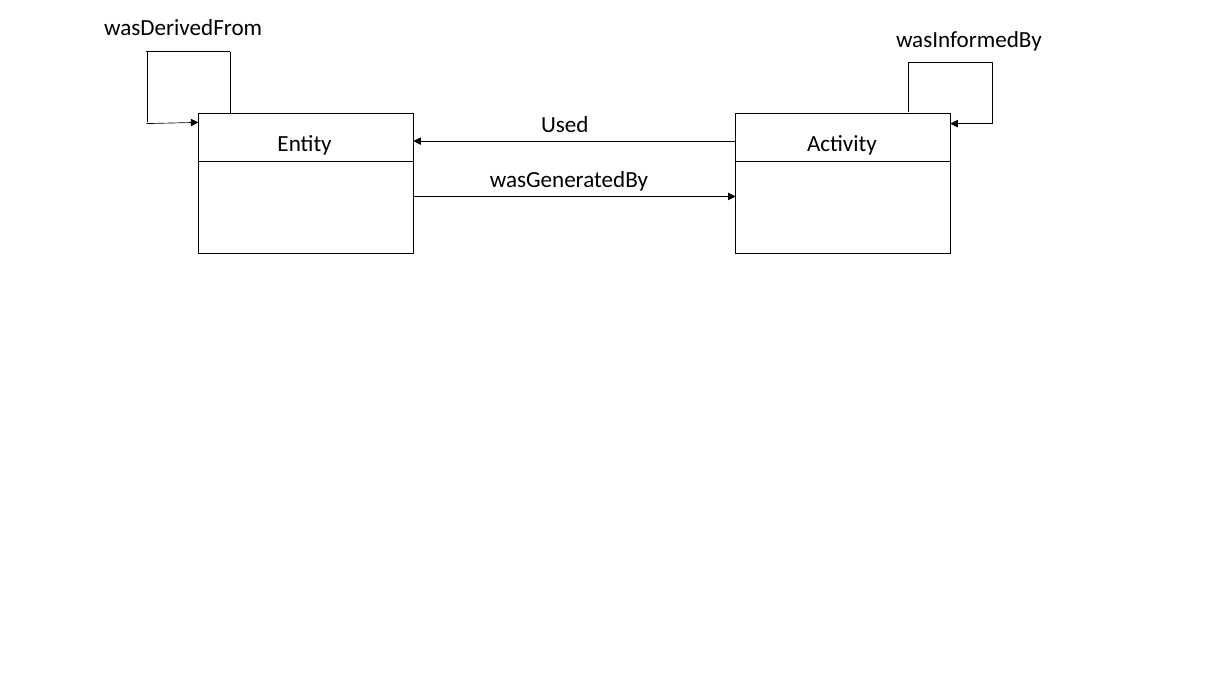
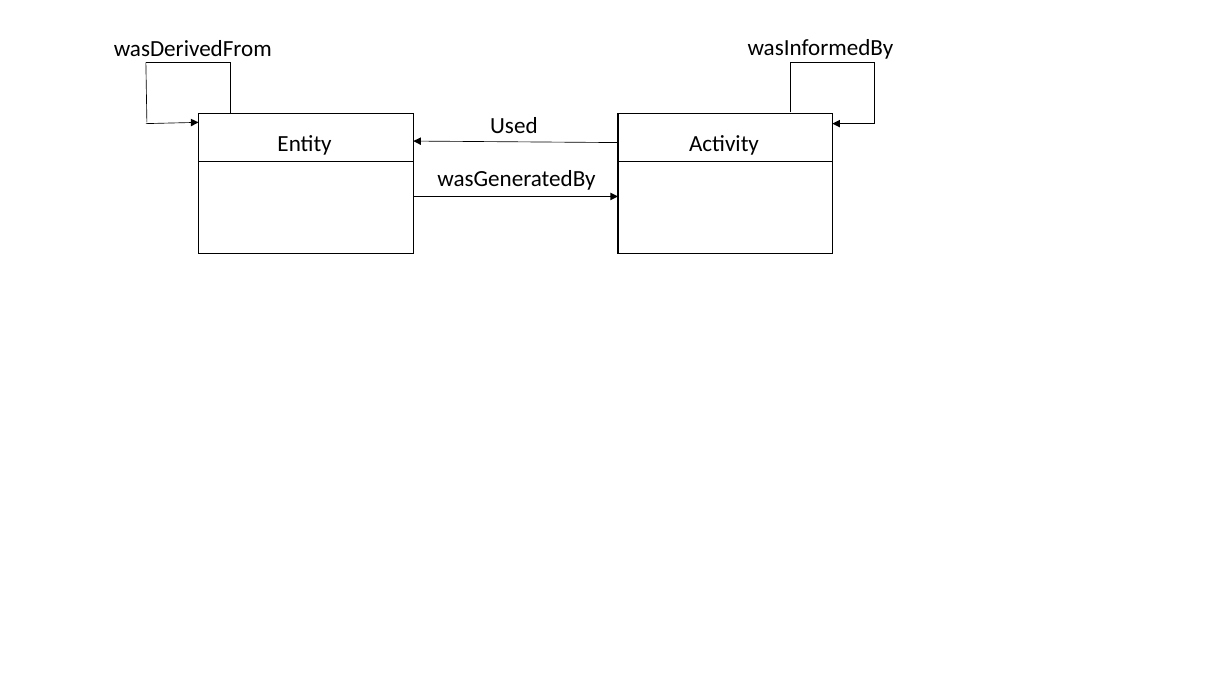
Before and after one commit to PaoloMissier/CEM-DIT, a slide deck: slide 2 of FGCS-2019/figures/prov-essentials.pptx. Drawn at 1232x693 pixels with LibreOffice and Linux fonts; fonts in the diff are those of the drawing. Boxes give left, top, right and bottom in pixels: in the first picture for what was removed or moved away, otherwise in the second. Text is boxed around its words. In the diff, an @@ line names an element or a change of style, - is before the commit and + after.

```diff
--- a/FGCS-2019/figures/prov-essentials.pptx
+++ b/FGCS-2019/figures/prov-essentials.pptx
@@ text "wasDerivedFrom": place and size @@
-text "wasDerivedFrom" at [104, 19, 262, 35]
+text "wasDerivedFrom" at [114, 40, 272, 56]
@@ text "wasInformedBy": place and size @@
-text "wasInformedBy" at [896, 31, 1042, 51]
+text "wasInformedBy" at [748, 39, 894, 59]
@@ line moved from (146, 51) - (230, 51) to (146, 62) - (230, 62) @@
@@ line moved from (147, 122) - (147, 53) to (147, 122) - (146, 63) @@
@@ line moved from (230, 53) - (230, 114) to (230, 63) - (230, 114) @@
@@ text "Used": place and size @@
-text "Used" at [541, 116, 588, 132]
+text "Used" at [490, 117, 537, 133]
@@ arrow moved from (736, 141) - (413, 141) to (618, 142) - (413, 141) @@
@@ arrow moved from (993, 124) - (950, 124) to (874, 124) - (833, 124) @@
@@ text "wasGeneratedBy": place and size @@
-text "wasGeneratedBy" at [490, 171, 648, 191]
+text "wasGeneratedBy" at [437, 170, 595, 190]
@@ 4 lines, 1 text, 1 rectangle: place and size @@
-4 lines, 1 text, 1 rectangle at [736, 63, 993, 253]
+4 lines, 1 text, 1 rectangle at [618, 63, 874, 253]
@@ arrow moved from (736, 197) - (413, 197) to (618, 197) - (413, 197) @@
```
Also in this commit, not shown: 5 other files.
